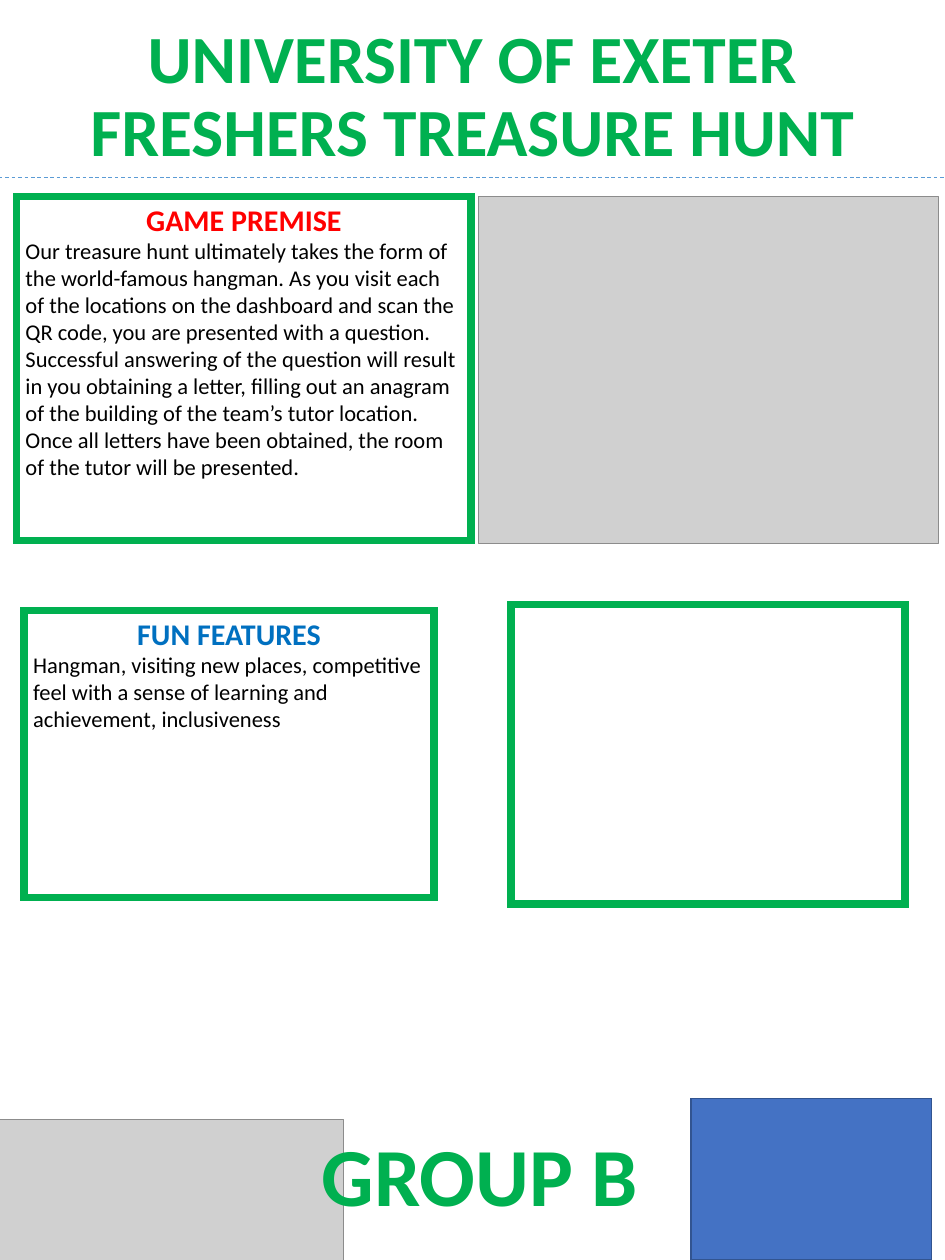
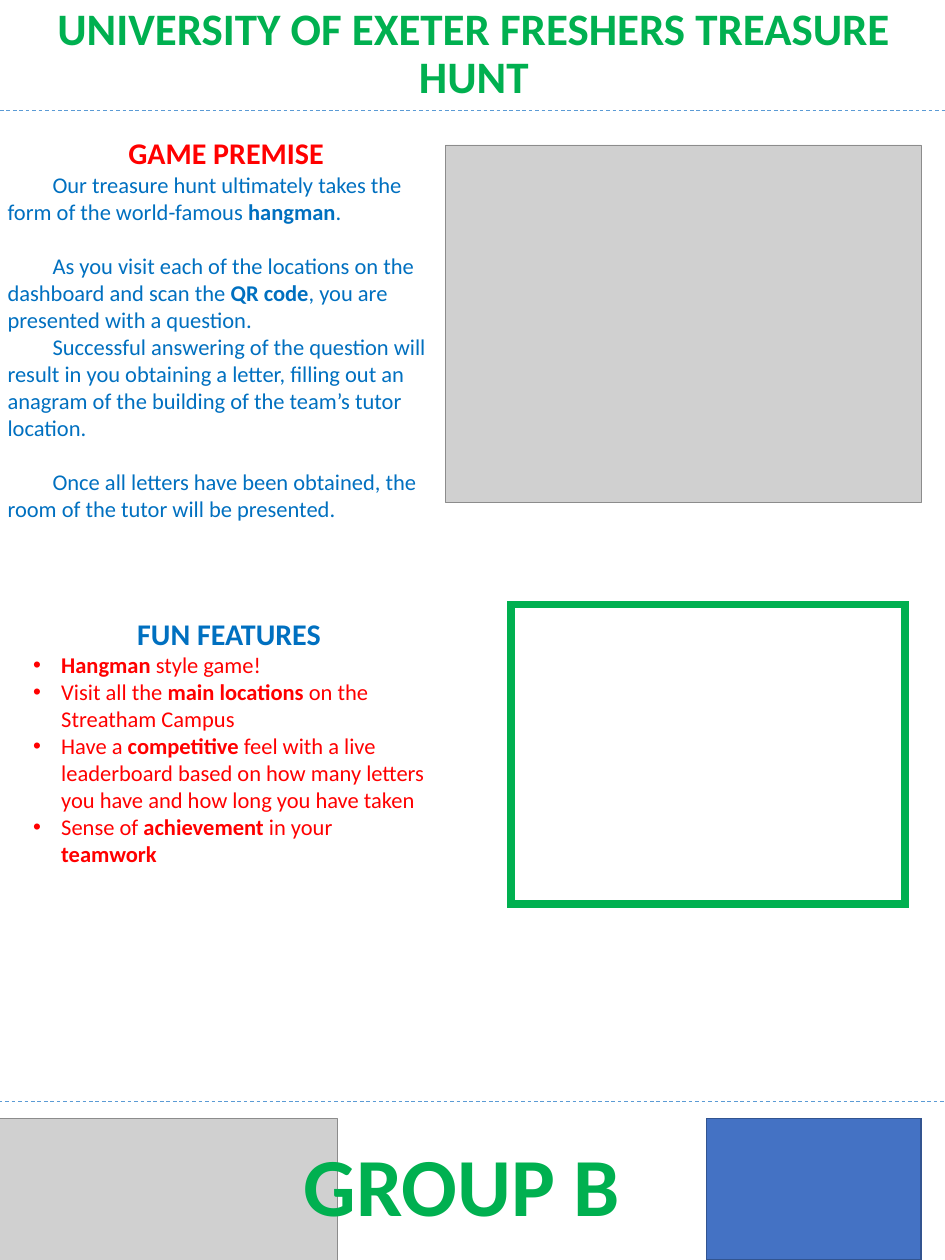
Before and after one commit to BenConstable9/Treasure-Hunt, a slide deck: slide 1 of GroupBPoster.pptx. Drawn at 945x1260 pixels with LibreOffice and Linux fonts; fonts in the diff are those of the drawing; grey boxes stand for pictures; background and template pictures are left out. Boxes give left, top, right and bottom in pixels: in the first picture for what was removed or moved away, otherwise in the second. Text is boxed around its words. In the diff, an @@ line names an element or a change of style, - is before the commit and + after.

Commit message:
Updated Poster

```diff
--- a/GroupBPoster.pptx
+++ b/GroupBPoster.pptx
@@ title "UNIVERSITY OF EXETER FRESHERS TREASURE ...": place and size @@
-title "UNIVERSITY OF EXETER FRESHERS TREASURE ..." at box(90, 38, 853, 157)
+title "UNIVERSITY OF EXETER FRESHERS TREASURE ..." at box(57, 15, 889, 94)
@@ title "UNIVERSITY OF EXETER FRESHERS TREASURE ..." at box(57, 15, 889, 94): size 54 to 36 pt @@
@@ line moved from (0, 178) - (944, 178) to (0, 111) - (945, 111) @@
@@ text "GAME PREMISE": place and size @@
-text "GAME PREMISE" at box(16, 197, 471, 541)
+text "GAME PREMISE" at box(8, 144, 426, 521)
@@ text "GAME PREMISE" at box(8, 144, 426, 521): outline #00B050 6 pt to none @@
@@ picture: place and size @@
-picture at box(478, 197, 938, 544)
+picture at box(446, 145, 921, 503)
@@ text at box(8, 177, 426, 521): text changed; text colour #000000 to #0070C0 @@
-Our treasure hunt ultimately takes the form of the world-famous hangman. As you visit each of the locations on the dashboard and scan the QR code, you are presented with a question. Successful answering of the question will result in you obtaining a letter, filling out an anagram of the building of the team’s tutor location. Once all letters have been obtained, the room of the tutor will be presented.
+Our treasure hunt ultimately takes the form of the world-famous hangman.
+As you visit each of the locations on the dashboard and scan the QR code, you are presented with a question.
+Successful answering of the question will result in you obtaining a letter, filling out an anagram of the building of the team’s tutor location.
+Once all letters have been obtained, the room of the tutor will be presented.
@@ text "FUN FEATURES" at box(61, 625, 424, 862): outline #00B050 6 pt to none @@
@@ text "FUN FEATURES": place and size @@
-text "FUN FEATURES" at box(24, 611, 434, 898)
+text "FUN FEATURES" at box(61, 625, 424, 862)
@@ text at box(61, 657, 424, 862): text changed; text colour #000000 to #FF0000 @@
-Hangman, visiting new places, competitive feel with a sense of learning and achievement, inclusiveness
+• Hangman style game!
+• Visit all the main locations on the Streatham Campus
+• Have a competitive feel with a live leaderboard based on how many letters you have and how long you have taken
+• Sense of achievement in your teamwork
@@ line added from (0, 1101) to (944, 1101), #5B9BD5 0.75 pt dashed @@
@@ picture: place and size @@
-picture at box(0, 1120, 343, 1260)
+picture at box(0, 1119, 338, 1260)
@@ text "GROUP B": place and size @@
-text "GROUP B" at box(322, 1138, 638, 1226)
+text "GROUP B" at box(304, 1148, 620, 1236)
@@ rectangle: place and size @@
-rectangle at box(691, 1098, 932, 1260)
+rectangle at box(706, 1119, 921, 1259)
```
